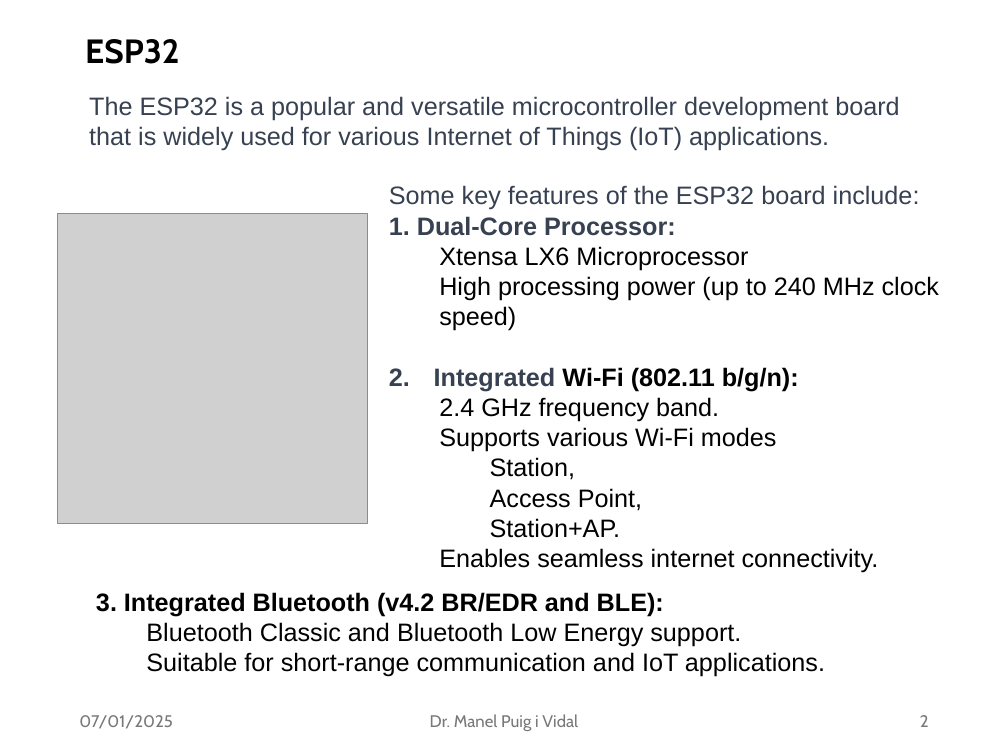
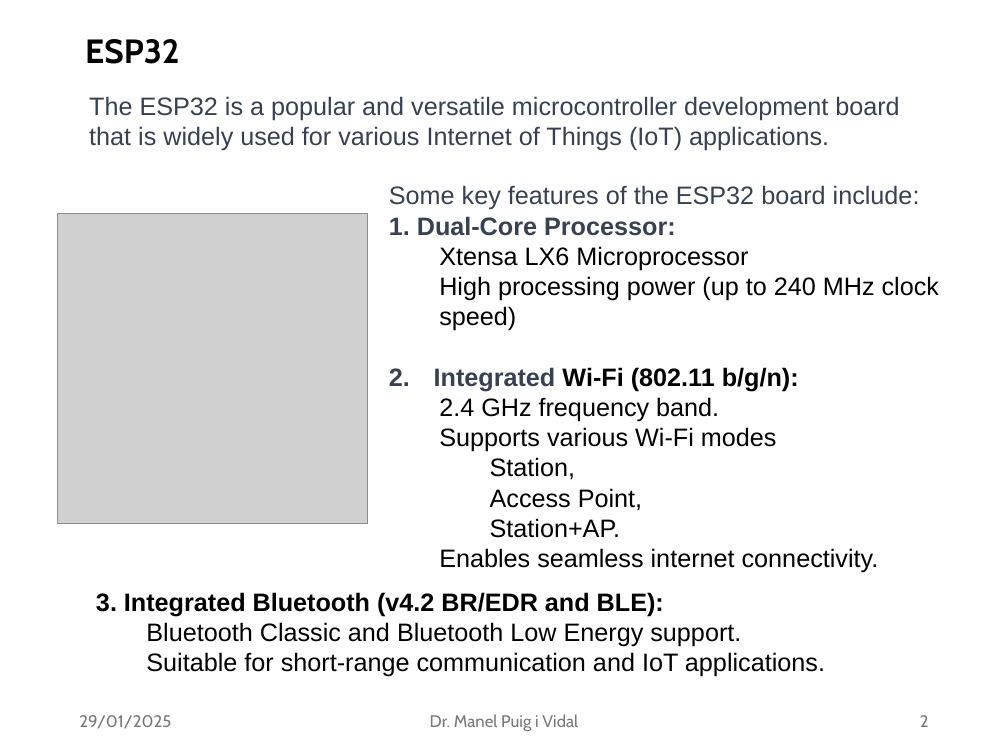
Before and after one commit to tduranf/VScode_Arduino_ESP32, a slide deck: slide 2 of Doc/ESP32.pptx. Drawn at 1008x756 pixels with LibreOffice and Linux fonts; fonts in the diff are those of the drawing; grey boxes stand for pictures. Boxes give left, top, right and bottom in pixels: in the first picture for what was removed or moved away, otherwise in the second. Text is boxed around its words. In the diff, an @@ line names an element or a change of style, - is before the commit and + after.

```diff
--- a/Doc/ESP32.pptx
+++ b/Doc/ESP32.pptx
@@ text at bbox=[79, 715, 171, 729]: text changed @@
-07/01/2025
+29/01/2025
```
Also in this commit, not shown: 3 slides added, 4 other files.
